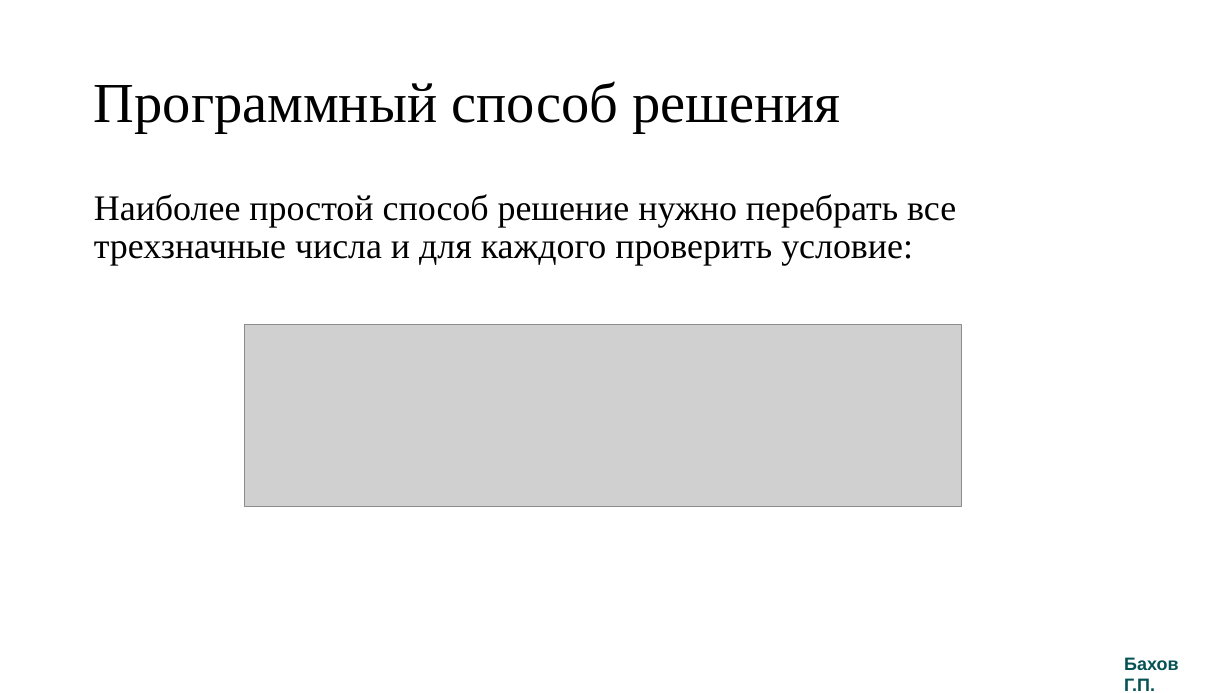
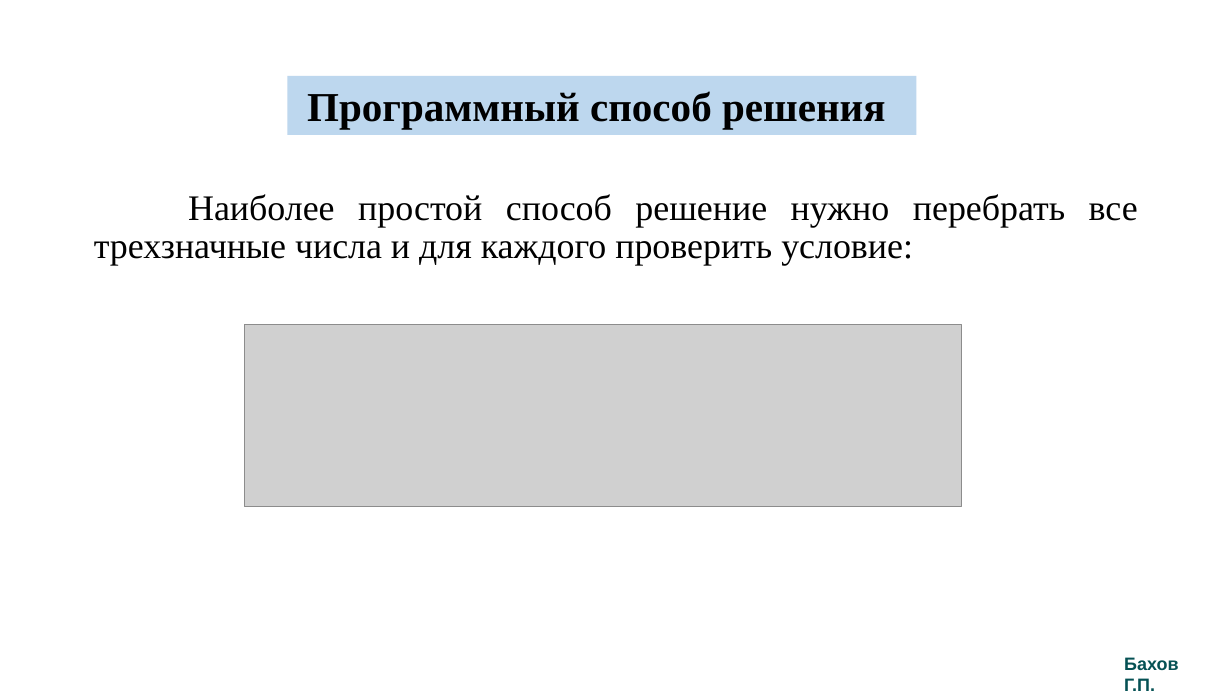
Before and after one commit to Grigoriy1988/OGE-2025-2026, a slide deck: slide 3 of 03/Задача №1.pptx. Drawn at 1232x693 pixels with LibreOffice and Linux fonts; fonts in the diff are those of the drawing; grey boxes stand for pictures. Boxes give left, top, right and bottom in pixels: in the first picture for what was removed or moved away, otherwise in the second. Text is boxed around its words. In the diff, an @@ line names an element or a change of style, - is before the commit and + after.

```diff
--- a/03/Задача №1.pptx
+++ b/03/Задача №1.pptx
@@ rectangle "Программный способ решения" resized from (x1=94, y1=81, x2=840, y2=133) to (x1=287, y1=76, x2=917, y2=135) @@
@@ rectangle "Программный способ решения" at (x1=287, y1=76, x2=917, y2=135): size 44 to 32 pt, bold on; alignment left to centre; line spacing 0.9 to 1; vertical alignment middle to top; fill none to #BDD7EE @@
@@ text "Наиболее простой способ решение нужно ..." at (x1=94, y1=194, x2=1138, y2=266): alignment left to justified @@
```
Also in this commit, not shown: 5 other slides changed, 1 other file.
